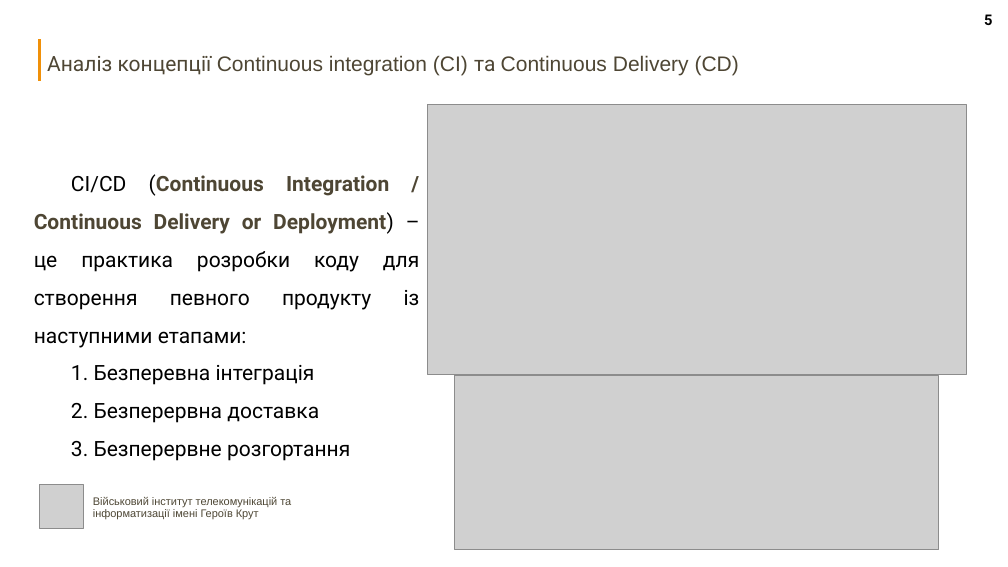
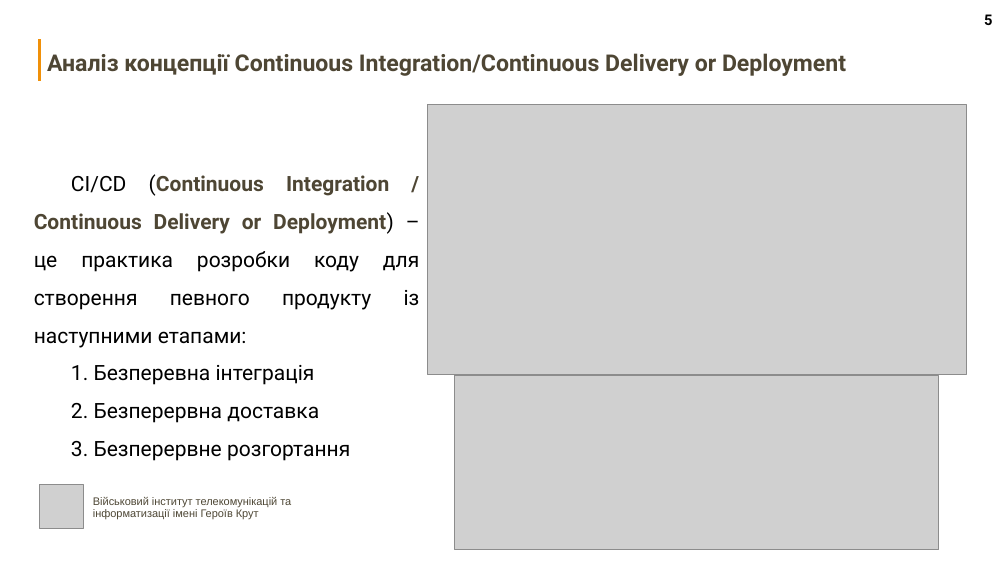
Before and after one commit to n1ta8080/diploma, a slide deck: slide 5 of презентація диплом.pptx. Drawn at 1008x567 pixels with LibreOffice and Linux fonts; fonts in the diff are those of the drawing; grey boxes stand for pictures. Boxes give left, top, right and bottom in pixels: in the first picture for what was removed or moved away, otherwise in the second. Text is boxed around its words. In the diff, an @@ line names an element or a change of style, - is before the commit and + after.

```diff
--- a/презентація диплом.pptx
+++ b/презентація диплом.pptx
@@ text at box(47, 53, 846, 76): text changed; size 20 to 22 pt; font Arial to Roboto; bold on @@
-Аналіз концепції Continuous integration (CI) та Continuous Delivery (CD)
+Аналіз концепції Continuous Integration/Continuous Delivery or Deployment
```
Also in this commit, not shown: 12 other slides changed, 5 other files.
